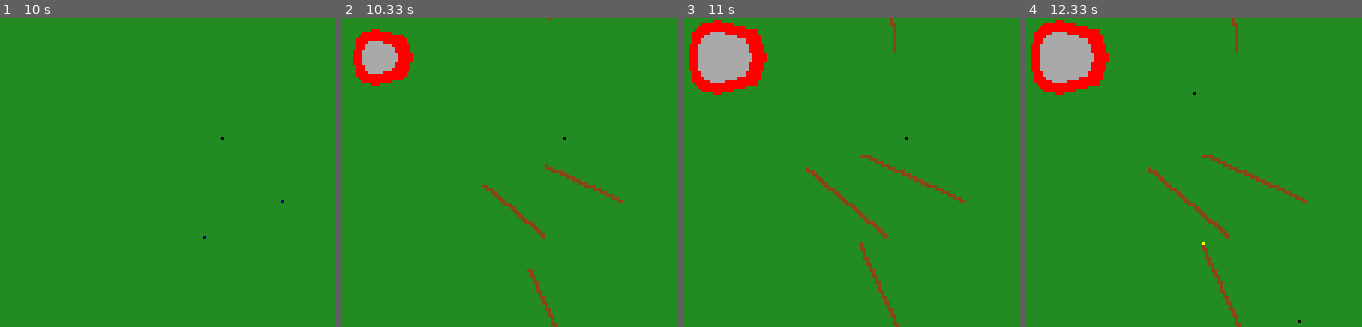
Above: before the commit, frames 1-4 (left to right).
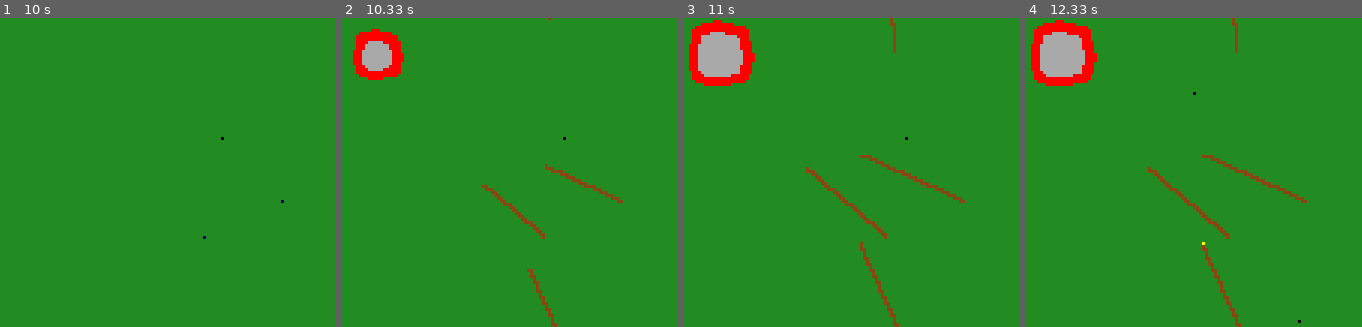
Above: after the commit, the same moments.

Repository: markus-brln/BachelorThesisForestFireControl
Game: pygame game, started from gui/main.py
Two runs of this game, one before a commit and one after it. Both use one fixed random seed, a clock stepped at 60 frames per second and the inputs below.
Inputs (mouse positions are % of the whole screen's width and height, from its top left):
- Up to frame 1 (10 s): tap Space at 0.33 s; click (21, 44) at 0.82 s; move the mouse to (14, 88) at 1.1 s; click (14, 88) at 1.37 s; move the mouse to (62, 18) at 1.77 s; click (62, 18) at 2.12 s; move the mouse to (42, 6) at 2.6 s; click (42, 6) at 3 s; move the mouse to (19, 25) at 3.53 s; click (19, 25) at 3.97 s; move the mouse to (28, 42) at 4.53 s; click (28, 42) at 5 s; move the mouse to (38, 62) at 5.6 s; click (38, 62) at 6.08 s; move the mouse to (23, 89) at 6.7 s; click (23, 89) at 7.2 s; move the mouse to (29, 4) at 7.83 s; click (29, 4) at 8.33 s; move the mouse to (80, 62) at 8.97 s; click (80, 62) at 9.48 s
- Up to frame 2 (10.33 s): move the mouse to (85, 18) at 10.17 s; tap Space at 10.2 s
- Up to frame 3 (11 s): click (85, 18) at 10.68 s
- Up to frame 4 (12.33 s): tap Space at 11.37 s; click (33, 27) at 11.38 s; move the mouse to (87, 92) at 11.63 s; click (87, 92) at 11.77 s; click (72, 55) at 12.28 s
The pictures show only the part of the screen within x 47-97%, y 43-93%; the shares and areas given below are measured in that part.

Frame 1 is identical in both runs. In frame 2, 0.8% of the frame differs, in the area x 4-22%, y 4-23%; in frame 3, 1.4%, in the area x 2-25%, y 2-25%; in frame 4, 1.4%.

Commit message:
wind 8 dirs

Diff:
--- a/gui/Model/node.py
+++ b/gui/Model/node.py
@@ -83,9 +83,9 @@
     for direction, neighbour in self.neighbours.items():
       if neighbour is not None:
         heat_spread = 1 #TODO Stochastic?
-        if Direction.is_opposite(direction, self.wind_dir):
+        if any(Direction.is_opposite(direction, wind_dir) for wind_dir in self.wind_dir):
           heat_spread /= (1 + (self.windspeed / 5))
-        elif direction == self.wind_dir:
+        elif direction in self.wind_dir:
           if(self.windspeed > 0):
             heat_spread *= 1 + np.log(self.windspeed)
           else:
--- a/gui/Model/utils.py
+++ b/gui/Model/utils.py
@@ -6,7 +6,7 @@
 nr_of_agents = 10
 agentRadius = 50                        # agents spawn in this radius around the fire (it's a box, not a circle, for now, see model.get_random_position())
 block_size_in_pixels = int(880 / size)
-windspeed = 2
-wind_dir = Direction.EAST
+windspeed = 1
+wind_dir = (Direction.EAST, Direction.NORTH)
 randseed = time.time()
 timeframe = 50                          # timeframe in between setting new waypoints
